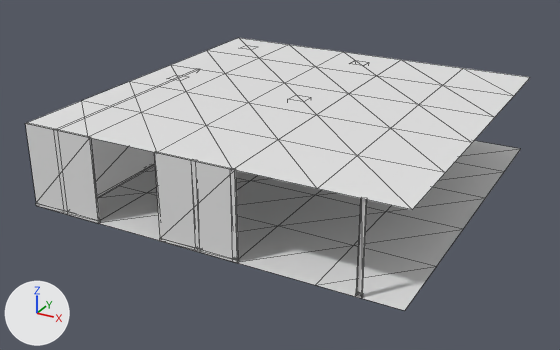
An edit to the glTF model public/assets/levels/level0/chunk_5_1.glb, drawn before and after from the same camera.
Before and after are seen from a camera (50 mm lens) standing at (77.01, -39.33, 10.51) and looking at (65.7, -18.77, 0.22). The lights are fixed; the arrows at lower left show +X, +Y and +Z. The picture after the commit comes second. Mesh edges are drawn as thin lines. Vertices at exactly the same position are counted once.

The first picture shows 'chunk_5_1'.
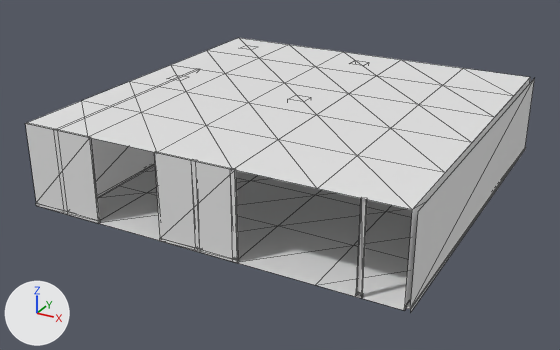
Where the change shows, as pixel boxes [x1, y1, x2, y2] in the pictures (560 x 350 px):
'chunk_5_1', reshaped
    before: [25, 38, 530, 311]
    after: [25, 38, 534, 311]
part 1 of me_mesh_0, added
    after: [404, 78, 534, 311]

The change, as a diff of the scene's bpy script:
```diff
--- a/public/assets/levels/level0/chunk_5_1.glb.py
+++ b/public/assets/levels/level0/chunk_5_1.glb.py
@@ me_mesh_0 @@
 # used by ob_chunk_5_1; location = (0.0, 0.0, 0.0)
-me_mesh_0.from_pydata(...)  # 223 vertices, 256 faces; spans x 59.99..72.0, y -24.01..-12.0, z 0.0..2.7
+me_mesh_0.from_pydata(...)  # 237 vertices, 266 faces; spans x 59.99..72.15, y -24.01..-11.99, z 0.0..2.7
+# me_mesh_0 part 1
+# 14 vertices are added at x 71.99..72.15, y -24.01..-11.99, z 0.0..2.7
+# 10 new faces join them
```
